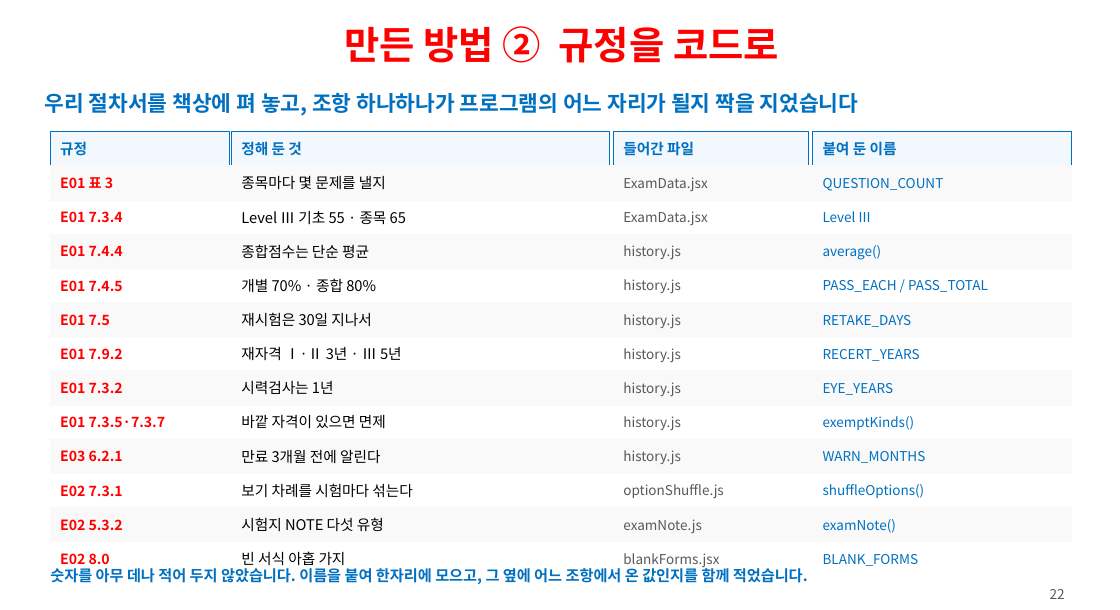
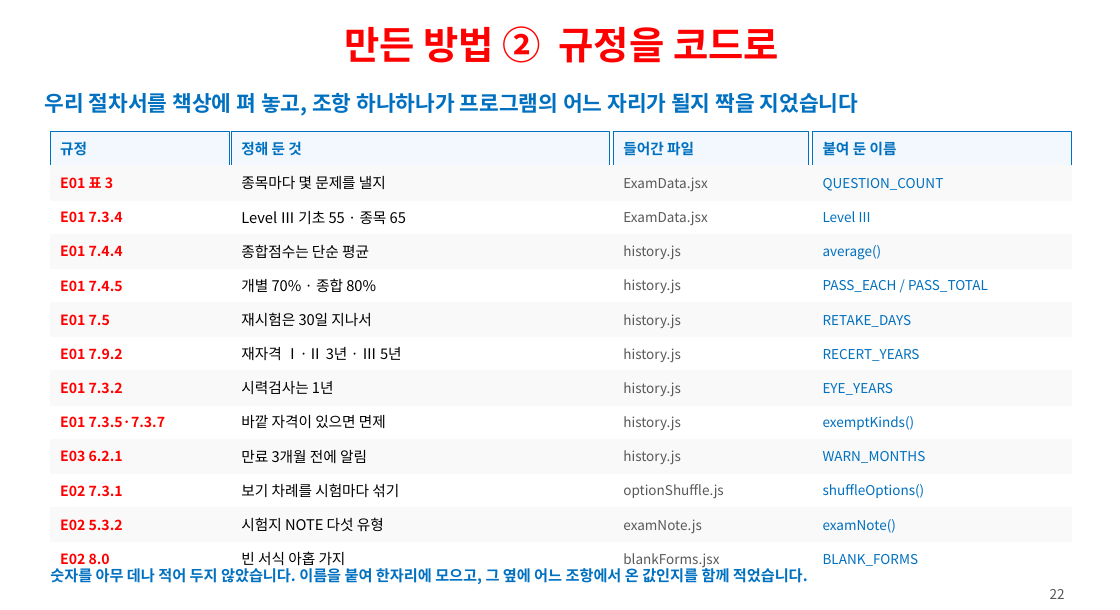
Before and after one commit to ys1277-sys/HIENDT-CBT, a slide deck: slide 22 of docs/발표자료-CBT-2026-08.pptx. Drawn at 1120x610 pixels with LibreOffice and Linux fonts; fonts in the diff are those of the drawing. Boxes give left, top, right and bottom in pixels: in the first picture for what was removed or moved away, otherwise in the second. Text is boxed around its words. In the diff, an @@ line names an element or a change of style, - is before the commit and + after.

```diff
--- a/docs/발표자료-CBT-2026-08.pptx
+++ b/docs/발표자료-CBT-2026-08.pptx
@@ text at (241, 450, 367, 463): text changed @@
-만료 3개월 전에 알린다
+만료 3개월 전에 알림
@@ text at (241, 483, 399, 497): text changed @@
-보기 차례를 시험마다 섞는다
+보기 차례를 시험마다 섞기
```
Also in this commit, not shown: 11 other slides changed, 1 other file.
